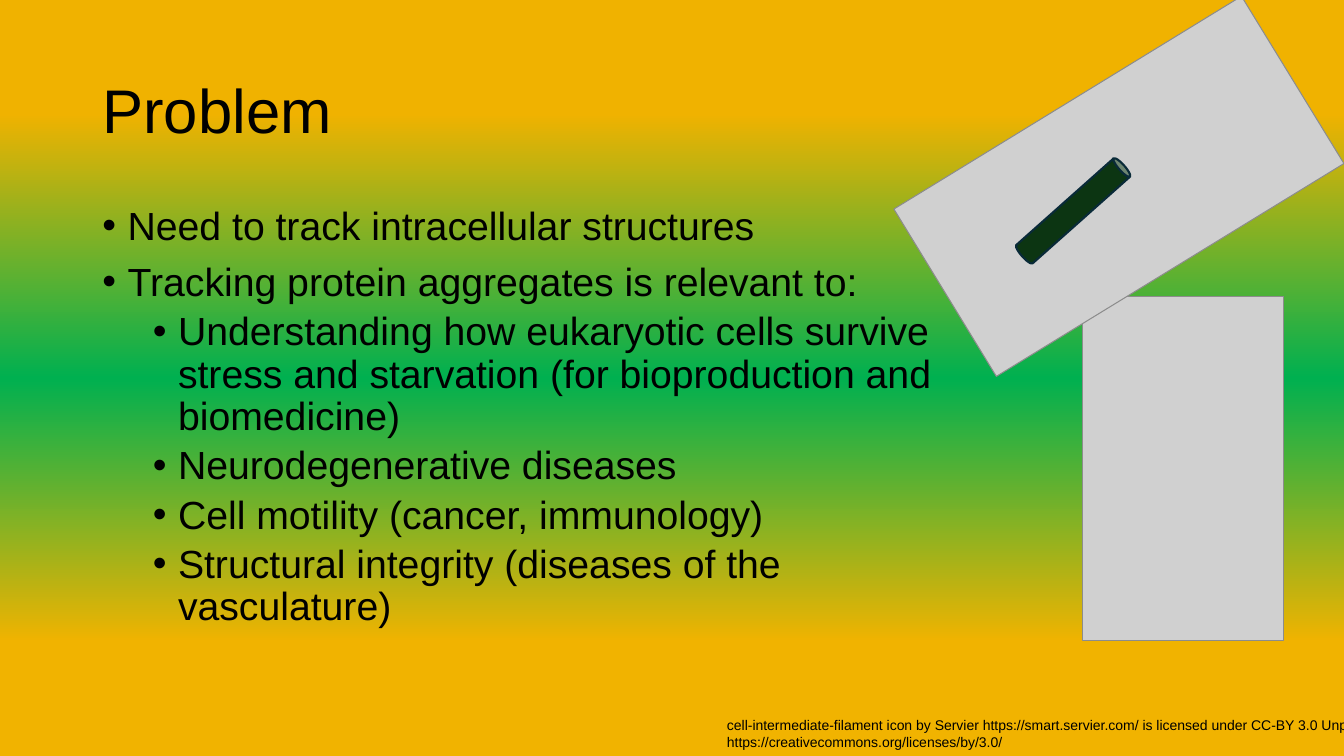
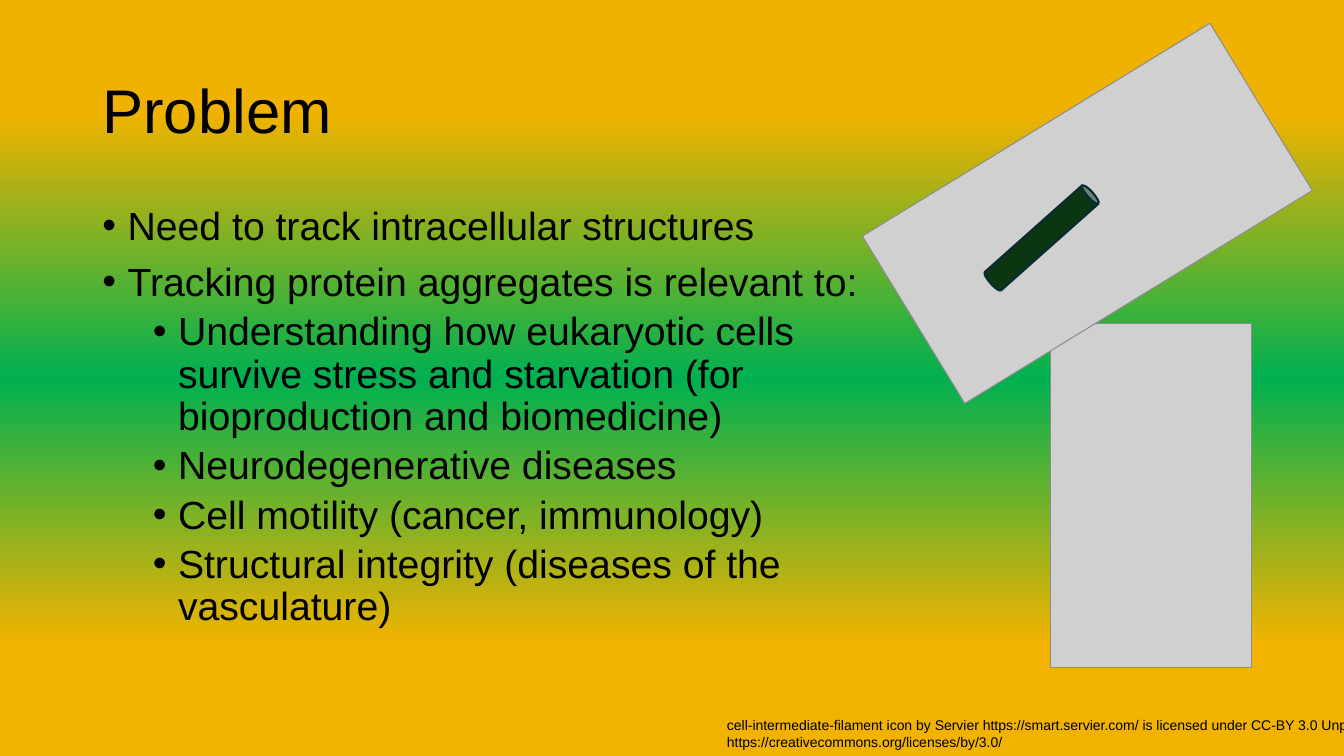
Before and after one commit to briandaniel14/biohack, a slide deck: slide 2 of Presentations/Biohack_Presentation.pptx. Drawn at 1344x756 pixels with LibreOffice and Linux fonts; fonts in the diff are those of the drawing; grey boxes stand for pictures. Boxes give left, top, right and bottom in pixels: in the first picture for what was removed or moved away, otherwise in the second. Text is boxed around its words. In the diff, an @@ line names an element or a change of style, - is before the commit and + after.

```diff
--- a/Presentations/Biohack_Presentation.pptx
+++ b/Presentations/Biohack_Presentation.pptx
@@ picture: place and size @@
-picture at (894,0,1344,377)
+picture at (863,23,1313,403)
@@ text "Need to track intracellular structures" rewrapped from (128,211,931,628) to (128,211,858,628) @@
@@ cylinder: place and size @@
-cylinder at (1014,157,1132,266)
+cylinder at (983,183,1100,292)
@@ picture: place and size @@
-picture at (1083,296,1284,640)
+picture at (1051,324,1251,667)
```
Also in this commit, not shown: 2 other slides changed.
